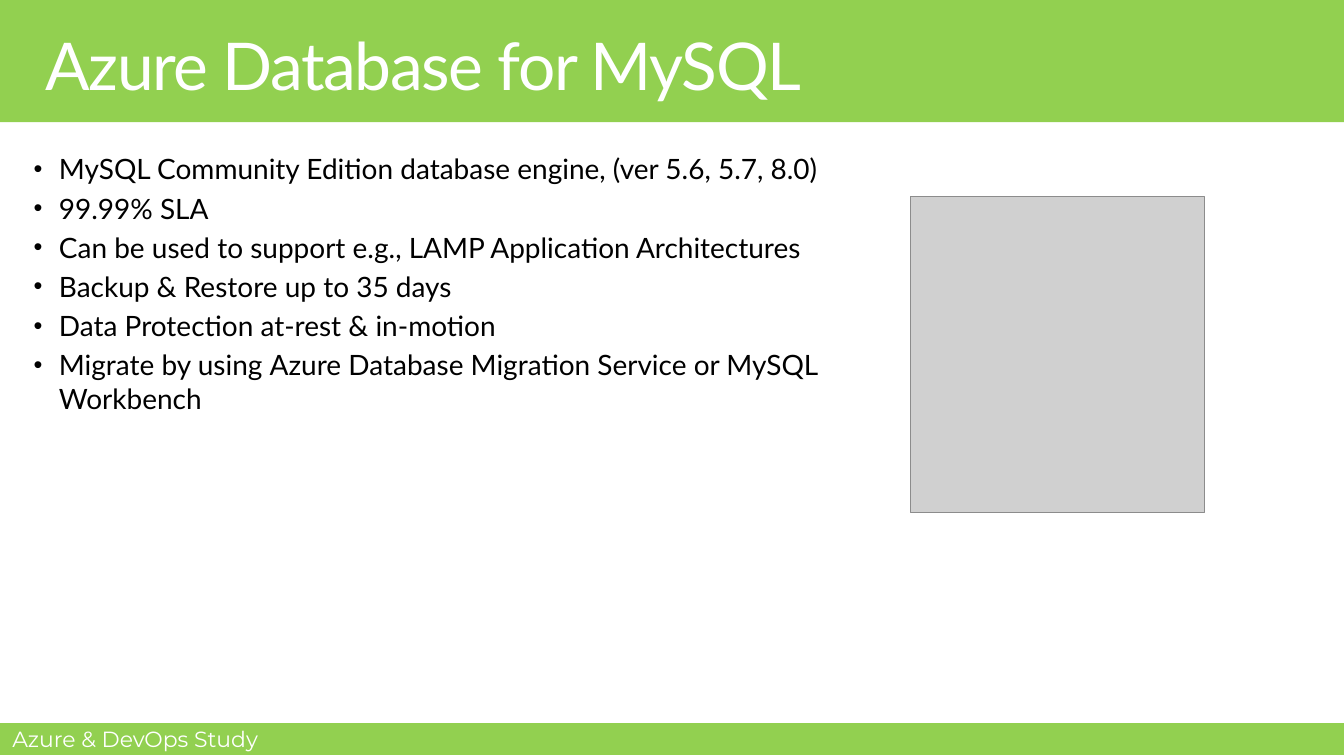
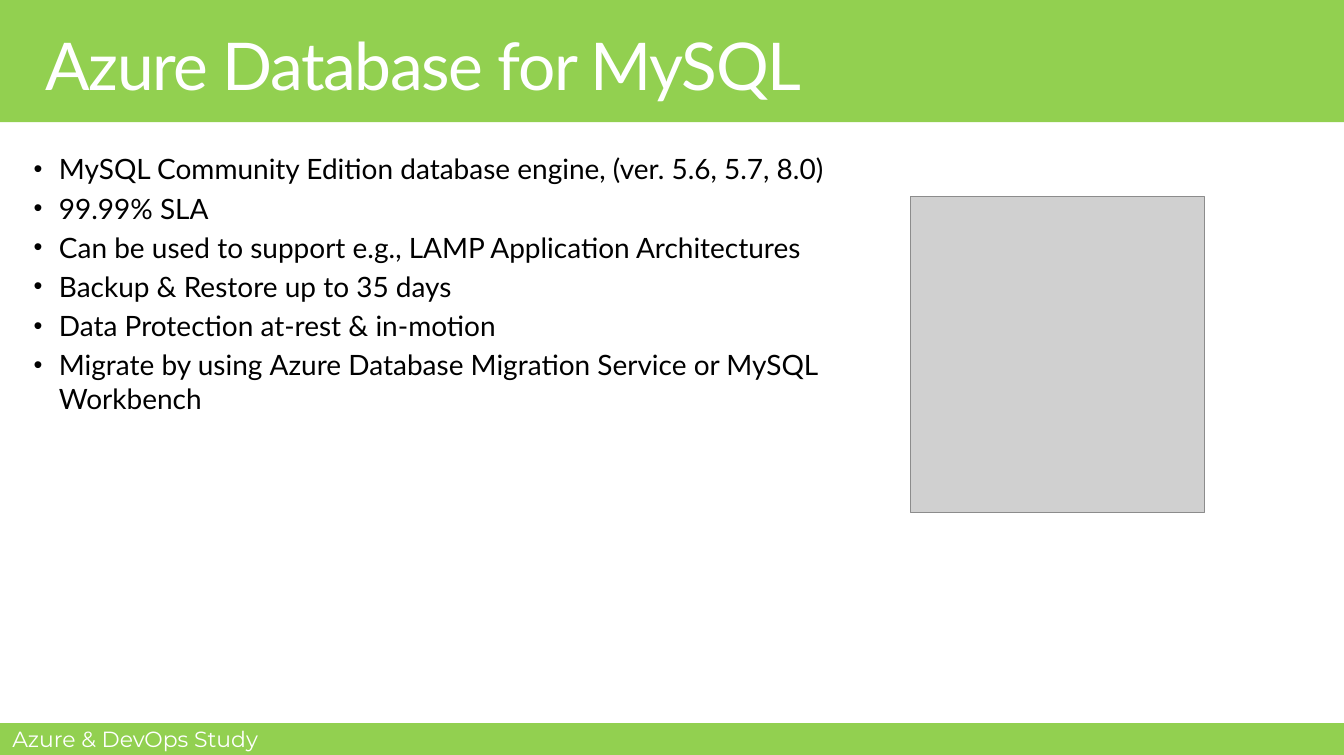
Before and after one commit to MohamedRadwan-DevOps/Azure-DevOps-Study-Group, a slide deck: slide 4 of AZ-900/Module-1/M1-L8-Overview of Azure Database and Analytics Services.pptx (slide 11 before the commit). Drawn at 1344x755 pixels with LibreOffice and Linux fonts; fonts in the diff are those of the drawing; grey boxes stand for pictures; background and template pictures are left out. Boxes give left, top, right and bottom in pixels: in the first picture for what was removed or moved away, otherwise in the second. Text is boxed around its words. In the diff, an @@ line names an element or a change of style, - is before the commit and + after.

```diff
--- a/AZ-900/Module-1/M1-L8-Overview of Azure Database and Analytics Services.pptx
+++ b/AZ-900/Module-1/M1-L8-Overview of Azure Database and Analytics Services.pptx
@@ text at bbox=[59, 157, 824, 184]: text changed @@
-• MySQL Community Edition database engine, (ver 5.6, 5.7, 8.0)
+• MySQL Community Edition database engine, (ver. 5.6, 5.7, 8.0)
```
Also in this commit, not shown: 2 other slides changed, 2 slides added, 6 slides removed.
